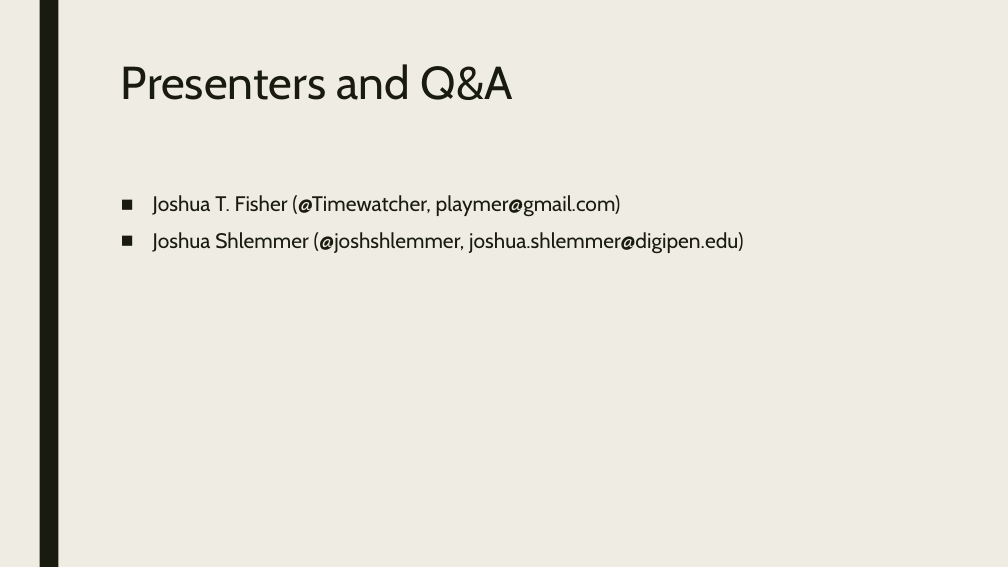
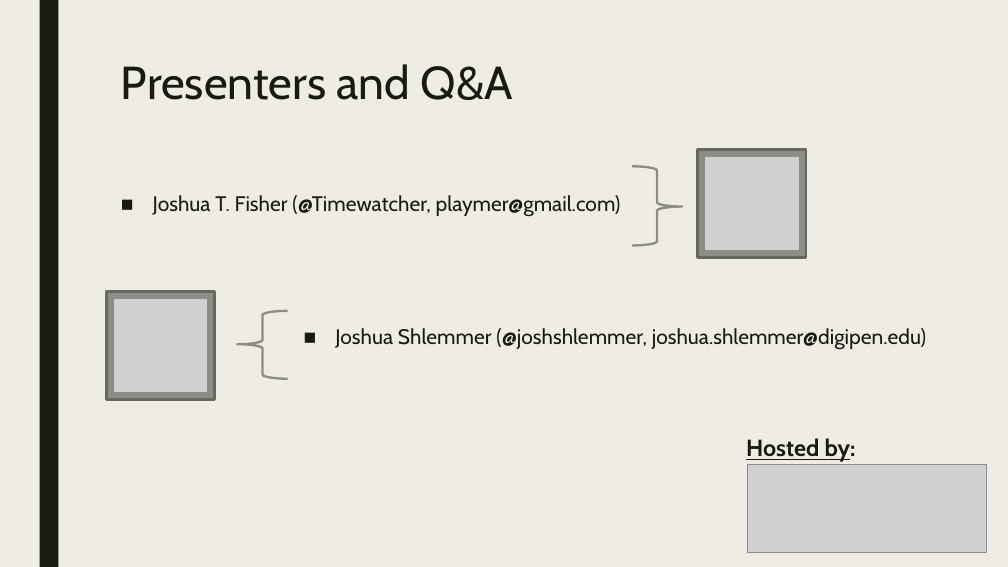
Before and after one commit to playmer/CMakePresentation, a slide deck: slide 29 of PreBuild Systems.pptx. Drawn at 1008x567 pixels with LibreOffice and Linux fonts; fonts in the diff are those of the drawing; grey boxes stand for pictures. Boxes give left, top, right and bottom in pixels: in the first picture for what was removed or moved away, otherwise in the second. Text is boxed around its words. In the diff, an @@ line names an element or a change of style, - is before the commit and + after.

```diff
--- a/PreBuild Systems.pptx
+++ b/PreBuild Systems.pptx
@@ rectangle added at [698, 149, 807, 258], fill #8C8D86, outline #686863 2.75 pt @@
@@ left brace added at [632, 166, 683, 246], outline #8C8D86 2.25 pt @@
@@ picture added at [705, 157, 799, 251] @@
@@ text at [153, 232, 743, 254]: paragraph removed @@
-■ Joshua Shlemmer (@joshshlemmer, joshua.shlemmer@digipen.edu)
@@ rectangle added at [107, 291, 216, 400], fill #8C8D86, outline #686863 2.75 pt @@
@@ picture added at [113, 298, 208, 392] @@
@@ left brace added at [237, 311, 288, 379], outline #8C8D86 2.25 pt @@
@@ text added at [335, 328, 926, 350], 20 pt, text #191B0E @@
+■ Joshua Shlemmer (@joshshlemmer, joshua.shlemmer@digipen.edu)
@@ text added at [746, 438, 856, 462], 22.2 pt, text #191B0E, bold, underline @@
+Hosted by:
@@ picture added at [747, 464, 987, 552] @@
```
Also in this commit, not shown: 12 other slides changed.
